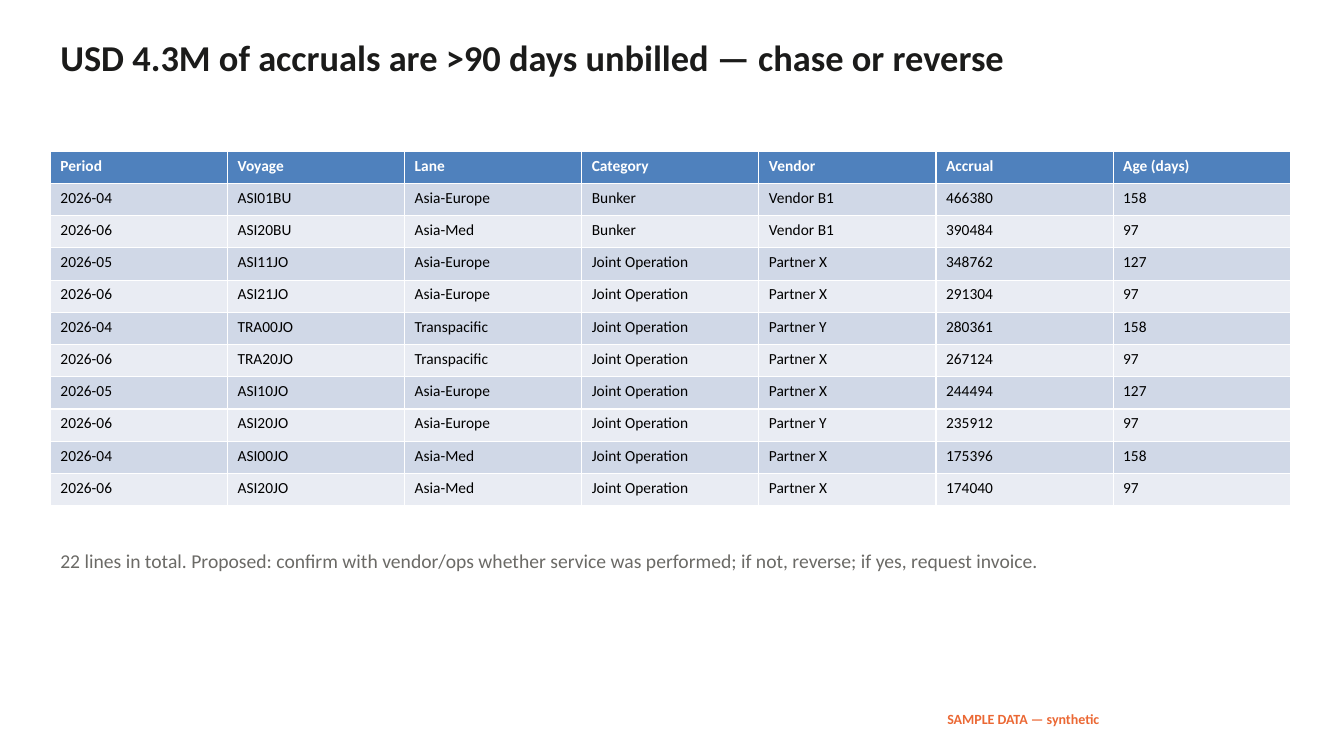
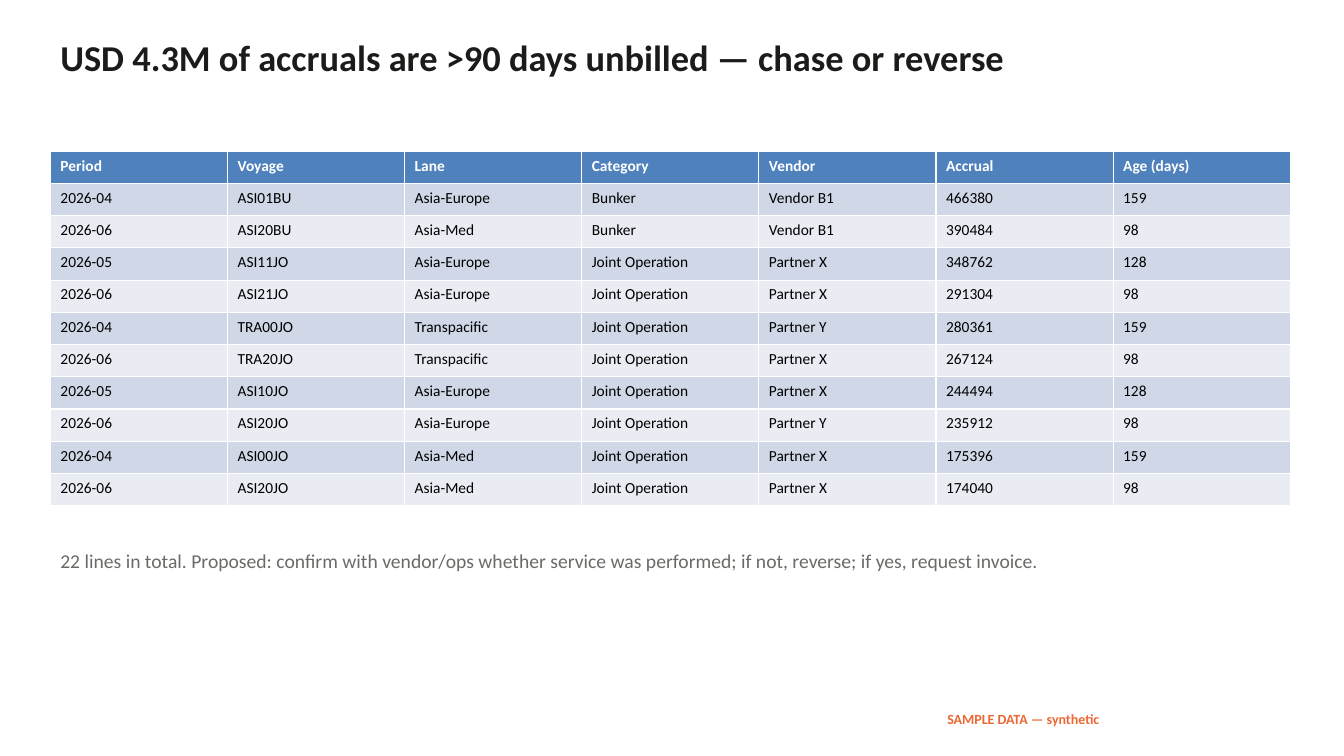
Before and after one commit to sohhuishan/CUL, a slide deck: slide 6 of reports/daily_cost_review.pptx. Drawn at 1344x756 pixels with LibreOffice and Linux fonts; fonts in the diff are those of the drawing. Boxes give left, top, right and bottom in pixels: in the first picture for what was removed or moved away, otherwise in the second. Text is boxed around its words. In the diff, an @@ line names an element or a change of style, - is before the commit and + after.

```diff
--- a/reports/daily_cost_review.pptx
+++ b/reports/daily_cost_review.pptx
@@ table at [50,151,1293,506] @@
-row 2, column 7: 158
+row 2, column 7: 159
-row 3, column 7: 97
+row 3, column 7: 98
-row 4, column 7: 127
+row 4, column 7: 128
-row 5, column 7: 97
+row 5, column 7: 98
-row 6, column 7: 158
+row 6, column 7: 159
-row 7, column 7: 97
+row 7, column 7: 98
-row 8, column 7: 127
+row 8, column 7: 128
-row 9, column 7: 97
+row 9, column 7: 98
-row 10, column 7: 158
+row 10, column 7: 159
-row 11, column 7: 97
+row 11, column 7: 98
```
Also in this commit, not shown: 1 other slide changed, 14 other files.
